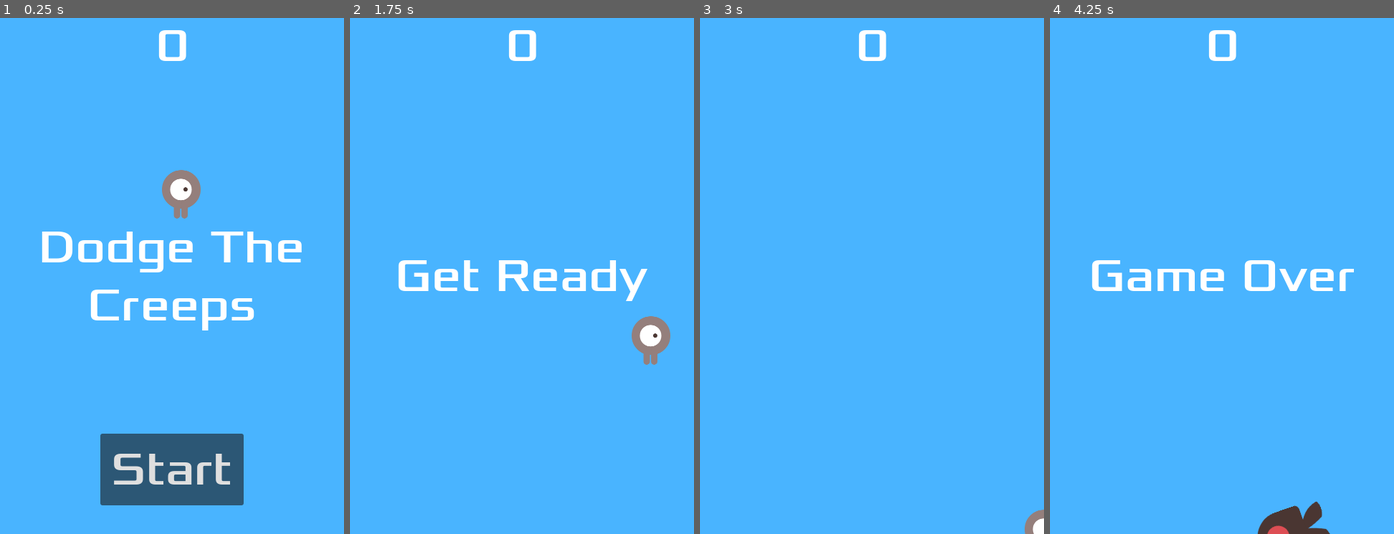
Above: before the commit, frames 1-4 (left to right).
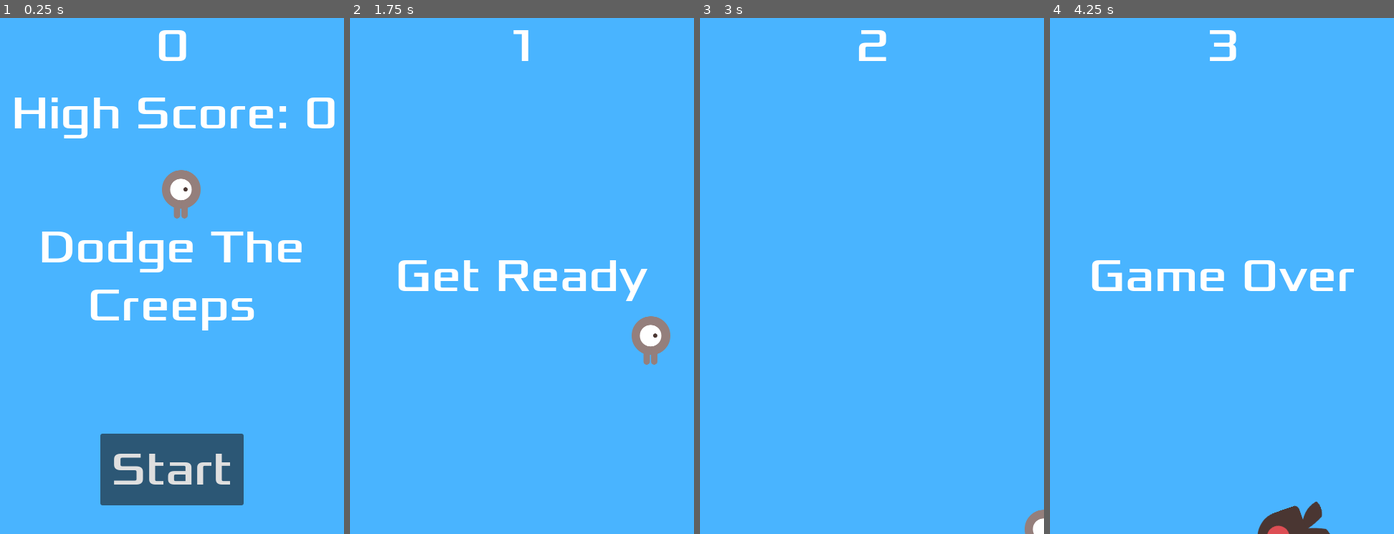
Above: after the commit, the same moments.

Repository: ascyrax/dodge-the-creeps
Game: Godot game, scene res://main.tscn
The game is run twice, just before and just after one commit, with the same random seed, the same clock (stepped at 60 frames per second) and the same inputs.
Inputs:
- Up to frame 1 (0.25 s): no input
- Up to frame 2 (1.75 s): click "Start" at 0.5 s; tap Enter at 1.25 s; hold Right (move_right) from 1.28 s (still down)
- Up to frame 3 (3 s): release Right (move_right) at 2.03 s; hold Down (move_down) 2.03-2.78 s; hold Right (move_right) from 2.78 s (still down)
- Up to frame 4 (4.25 s): release Right (move_right) at 3.53 s; hold Up (move_up) from 3.53 s (still down)

The runs differ from the first frame. In frame 1, 2.1% of the frame differs, in the area x 4-98%, y 15-24%; in frame 2, 0.3%; in frame 3, 0.1%; in frame 4, 0.1%.

Commit message:
+ highScore feature; fixed score bug

Diff:
--- a/dtc2d/hud.gd
+++ b/dtc2d/hud.gd
@@ -17,7 +17,8 @@
 	$Message.show()
 	$MessageTimer.start()
 
-func show_game_over():
+func show_game_over(highScore:int):
+	print("highScore: ", highScore)
 	show_message("Game Over")
 	# Wait until the MessageTimer has counted down.
 	await $MessageTimer.timeout
@@ -28,11 +29,15 @@
 	await get_tree().create_timer(1.0).timeout
 	$StartButton.show()
 
+	$"High Score".text = "High Score: " + str(highScore)
+	$"High Score".show()
+
 func update_score(score):
 	$ScoreLabel.text = str(score)
 
 func _on_start_button_pressed() -> void:
 	$StartButton.hide()
+	$"High Score".hide()
 	start_game.emit()
 
 
--- a/dtc2d/hud.tscn
+++ b/dtc2d/hud.tscn
@@ -66,5 +66,23 @@
 wait_time = 2.0
 one_shot = true
 
+[node name="High Score" type="Label" parent="."]
+anchors_preset = -1
+anchor_top = 0.155
+anchor_right = 1.0
+anchor_bottom = 0.208
+offset_left = 3.0
+offset_top = -17.6
+offset_right = 3.0
+offset_bottom = 22.24
+grow_horizontal = 2
+grow_vertical = 2
+theme_override_fonts/font = ExtResource("2_xlnyu")
+theme_override_font_sizes/font_size = 64
+text = "High Score: 0
+"
+horizontal_alignment = 1
+vertical_alignment = 1
+
 [connection signal="pressed" from="StartButton" to="." method="_on_start_button_pressed"]
 [connection signal="timeout" from="MessageTimer" to="." method="_on_message_timer_timeout"]
--- a/dtc2d/main.gd
+++ b/dtc2d/main.gd
@@ -2,6 +2,7 @@
 
 @export var mob_scene: PackedScene
 var score
+var highScore = 0
 
 # Called when the node enters the scene tree for the first time.
 func _ready() -> void:
@@ -17,14 +18,17 @@
 	$ScoreTimer.stop()
 	$MobTimer.stop()
 
-	$HUD.show_game_over()
+	highScore = max(score, highScore)
+	$HUD.show_game_over(highScore)
 	$Music.stop()
 	$DeathSound.play()
+
 
 func new_game():
 	score = 0
 	$Player.start($StartPosition.position)
 	$StartTimer.start()
+	$ScoreTimer.start()
 
 	$HUD.update_score(score)
 	$HUD.show_message("Get Ready")
@@ -59,7 +63,10 @@
 
 
 func _on_score_timer_timeout() -> void:
+	print("score timer timeout")
 	score+=1
+	$HUD.update_score(score)
+
 
 
 func _on_start_timer_timeout() -> void:
